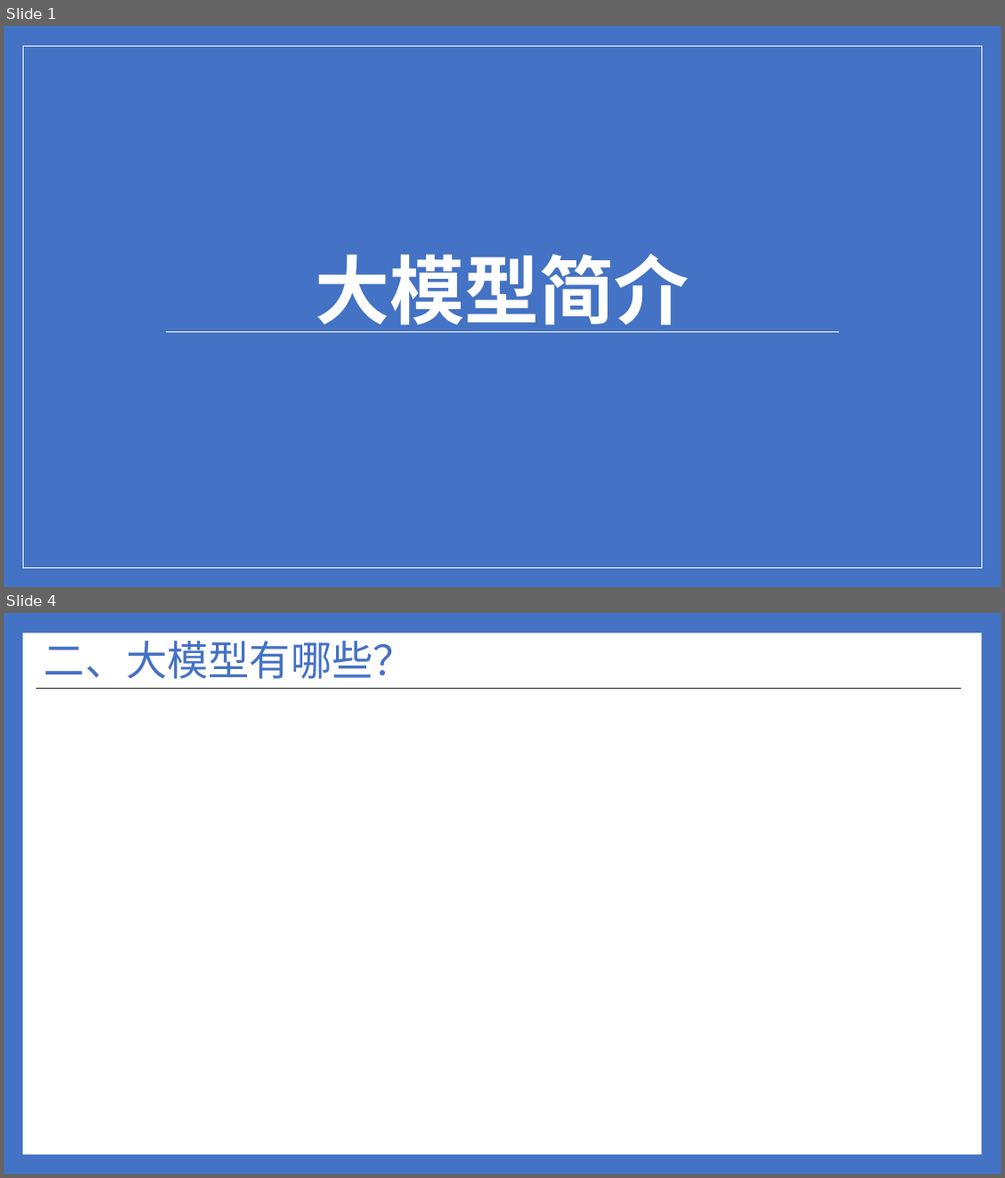
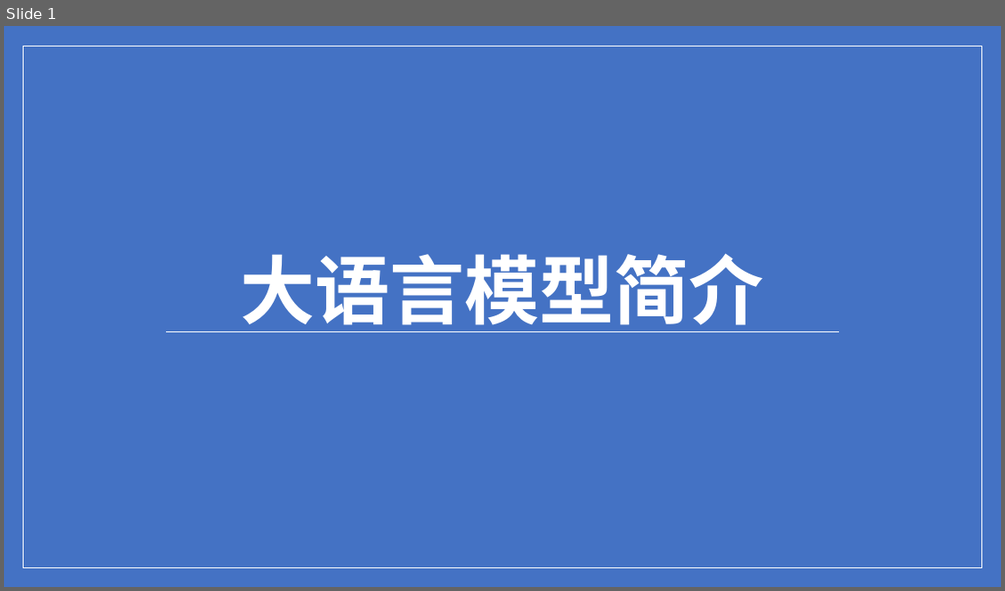
Before and after one commit to ylsdamxssjxxdd/eva, a slide deck: utils/软件介绍.pptx. Shown one above the other, each under a label of ours: slides 1 and 4 before the commit, slide 1 after it; the slides between them are not shown. The pictures are 1005x1178 and 1005x591 pixels, drawn with LibreOffice and Linux fonts; fonts in the diff are those of the drawing. Boxes give left, top, right and bottom in pixels: in the first picture for what was removed or moved away, otherwise in the second. Text is boxed around its words. In the diff, an @@ line names an element or a change of style, - is before the commit and + after.

```diff
--- a/utils/软件介绍.pptx
+++ b/utils/软件介绍.pptx
@@ slide 4 removed at [4, 613, 1001, 1174], background #4472C4 @@
@@ rectangle removed at [23, 633, 981, 1154] @@
@@ title removed at [44, 641, 414, 679] @@
-二、大模型有哪些？
@@ line removed from (36, 689) to (961, 689) @@
@@ slide 1 changed as well @@
@@ title at [241, 253, 764, 332]: text changed @@
-大模型简介
+大语言模型简介
```
Also in this commit, not shown: 4 other slides changed, 9 slides added, 1 other slide removed, 8 other files.
